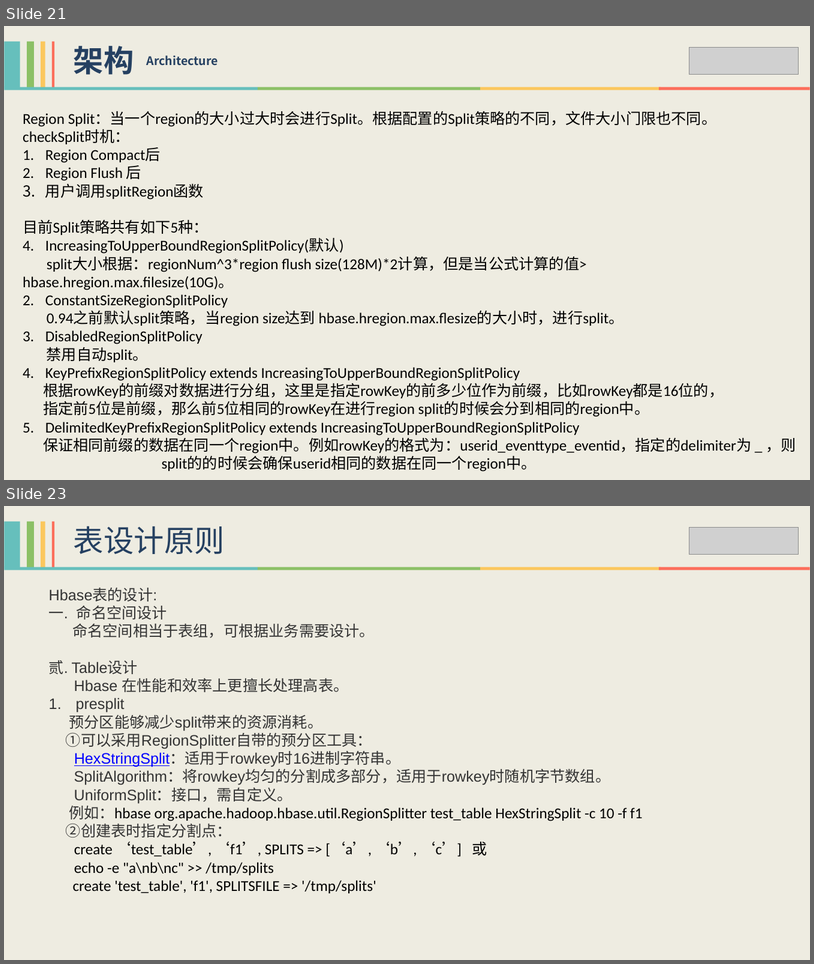
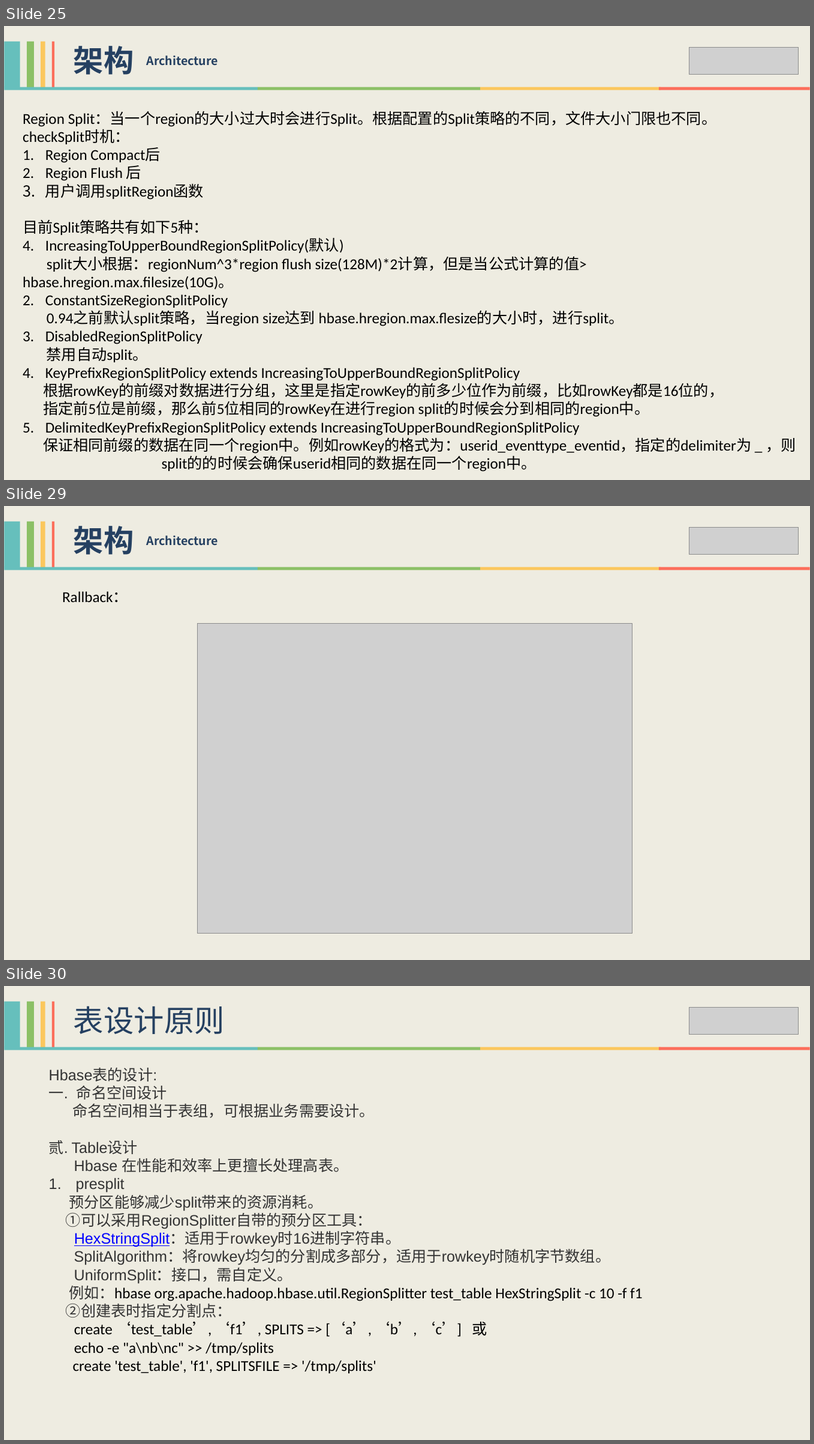
Before and after one commit to xiaoguoqiang/data, a slide deck: HBase技术分享-李强.pptx. Shown one above the other, each under a label of ours: slides 21 and 23 before the commit, slides 25, 29 and 30 after it; the slides between them are not shown. The pictures are 814x964 and 814x1444 pixels, drawn with LibreOffice and Linux fonts; fonts in the diff are those of the drawing; grey boxes stand for pictures. Boxes give left, top, right and bottom in pixels: in the first picture for what was removed or moved away, otherwise in the second. Text is boxed around its words. In the diff, an @@ line names an element or a change of style, - is before the commit and + after.

```diff
--- a/HBase技术分享-李强.pptx
+++ b/HBase技术分享-李强.pptx
@@ slide 29 added at <box>4,506,810,960</box>, background #EEECE1 @@
@@ group added at <box>4,521,54,567</box>: 4 rectangles @@
@@ text added at <box>74,526,134,555</box>, 36 pt, text #254061, bold @@
+架构
@@ text added at <box>146,535,218,546</box>, 14 pt, text #254061, bold @@
+Architecture
@@ picture added at <box>690,527,799,555</box> @@
@@ group added at <box>4,567,810,570</box>: 4 rectangles @@
@@ text added at <box>62,591,128,602</box>, 18 pt, text #000000 @@
+Rallback：
@@ picture added at <box>197,623,632,933</box> @@
@@ what was slide 21 is now slide 25 @@
@@ what was slide 23 is now slide 30 @@
```
Also in this commit, not shown: 4 slides changed, 6 other slides added.
